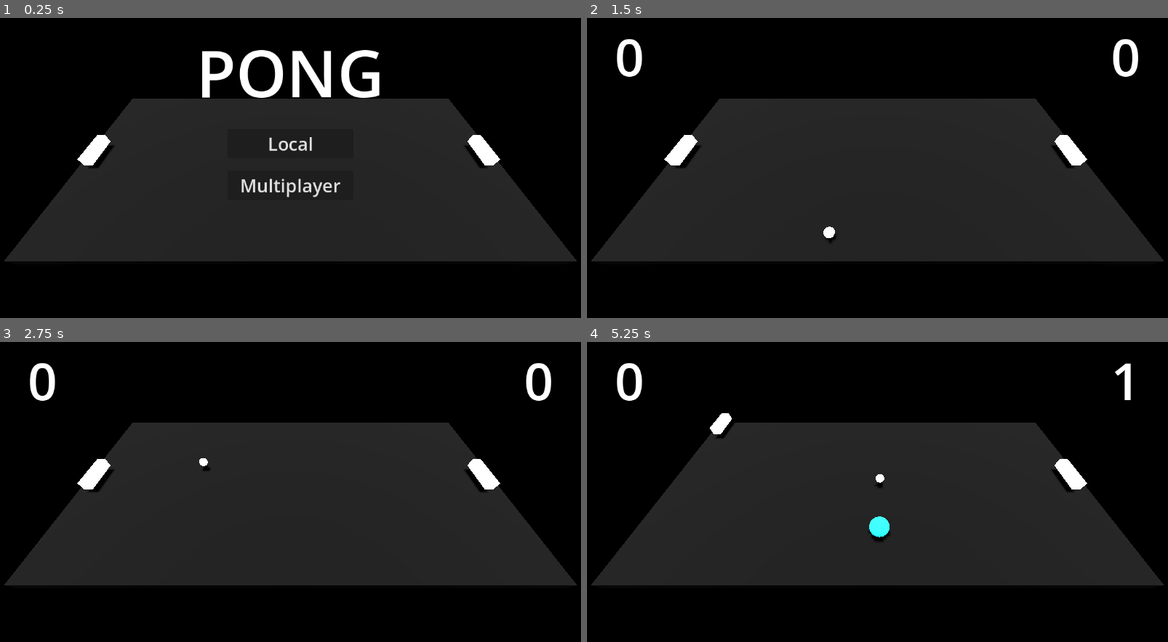
Above: before the commit, frames 1-4 (two rows, left to right).
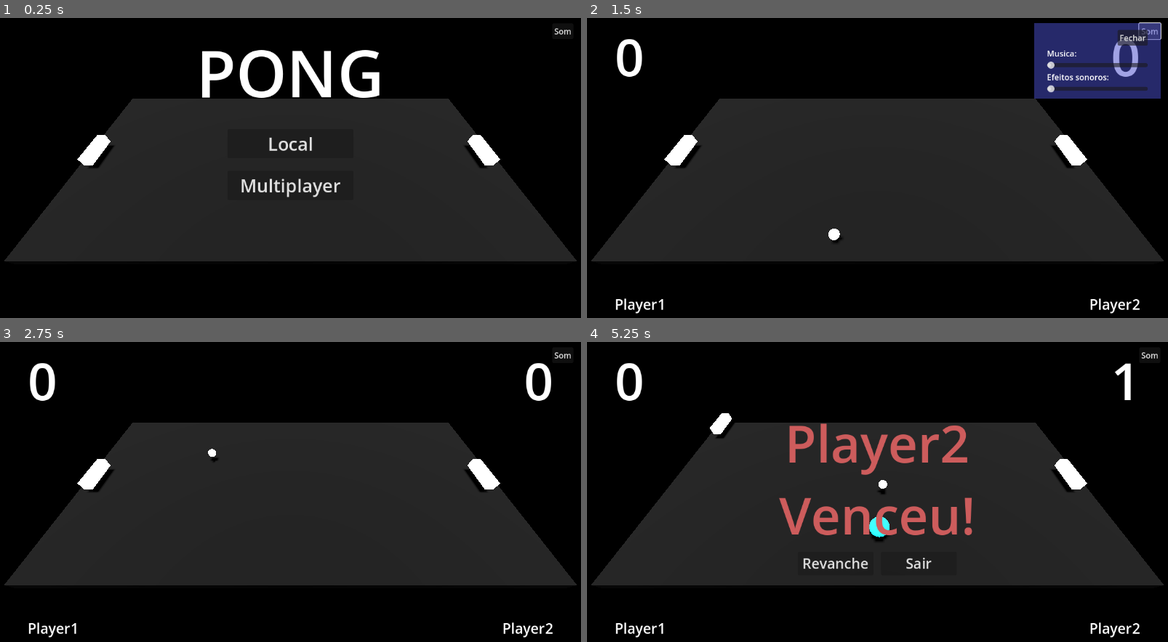
Above: after the commit, the same moments.

Repository: GuaraProductions/Pong3DMultiplayer
Game: Godot game, scene res://Main/jogo.tscn
Same seed, same stepped clock (60 frames per second), same inputs: the game is played once before the commit and once after it. The project has no main scene, so this scene is started directly.
Inputs (mouse positions are in pixels of both pictures, inside the frame that each line leads up to):
- Up to frame 1 (0.25 s): no input
- Up to frame 2 (1.5 s): click "Local" at 0.5 s; click (1150, 30) at 1.25 s, where only the run after the commit has a clickable "Som"
- Up to frame 3 (2.75 s): click (546, 360) at 2 s, where only the run after the commit has a clickable "Fechar"
- Up to frame 4 (5.25 s): hold Up (player1_up) 2.78-3.53 s; hold Down (player1_down) 3.53-4.28 s; hold Up (player1_up) from 4.28 s (still down)

The runs differ from the first frame. In frame 1, less than 0.1% of the frame differs, in the area x 95-99%, y 3-6%; in frame 2, 5.9%, in the area x 4-99%, y 1-99%; in frame 3, 0.4%; in frame 4, 3.8%.

Commit message:
efeitos sonoros prontos, corrigido erros

Diff:
--- /dev/null
+++ b/Main/GameMusic.gd
@@ -0,0 +1,11 @@
+extends AudioStreamPlayer
+
+@export var possible_musics : Array[AudioStream]
+
+func _ready():
+
+	var music = possible_musics[randi_range(0,possible_musics.size()-1)]
+
+	self.stream = music
+
+	self.play()
--- a/Main/Player/Bola.gd
+++ b/Main/Player/Bola.gd
@@ -2,8 +2,9 @@
 class_name Bola
 
 @export var initial_speed : float = 12.0
-@export var fator_de_aumento_da_velocidade : float = 0.15
-@export var fator_de_diminuir_a_velocidade : float = 0.35
+@export var fator_de_aumento_da_velocidade : float = 0.25
+@export var fator_de_diminuir_a_velocidade : float = 0.20
+@export var sfx_player : SFXPlayer
 
 var direction : Vector3 = Vector3(1,0,1)
 
@@ -20,7 +21,7 @@
 	var collision = move_and_collide(movement)
 
 	if collision != null:
-
+		sfx_player.hit_sfx(speed)
 		aumentar_velocidade()
 
 		if collision.get_normal().z != 0:
@@ -36,15 +37,19 @@
 	speed = initial_speed
 	direction = gerar_angulo_aleatorio(para_a_direita)
 
+func parar(position: Vector3) -> void:
+	self.global_position = position
+	set_physics_process(false)
+
 func gerar_angulo_aleatorio(para_a_direita: bool) -> Vector3:
 	var angle : float
 
 	if para_a_direita:
-		angle = randf_range(deg_to_rad(15), deg_to_rad(75))
+		angle = randf_range(deg_to_rad(35), deg_to_rad(75))
 		if randi() % 2 == 0:
 			angle = deg_to_rad(360) - angle
 	else:
-		angle = randf_range(deg_to_rad(105), deg_to_rad(165))
+		angle = randf_range(deg_to_rad(105), deg_to_rad(145))
 		if randi() % 2 == 0:
 			angle = deg_to_rad(360) - angle
 
--- a/Main/Poderes/AreaSpawnPoderes.gd
+++ b/Main/Poderes/AreaSpawnPoderes.gd
@@ -1,4 +1,6 @@
 extends Node3D
+
+signal matar_todos_poderes
 
 @export var timer : Timer
 @export var limite_superior : Marker3D
@@ -6,13 +8,11 @@
 @export var poderes : Array[PackedScene]
 @export_range(1,5,1) var numero_poderes_maximo
 @export var node_spawnar : Node
+@export var sfx_player : SFXPlayer
 
-var poderes_spawnados := 0
+var poderes_spawnados := []
 
 var ativado := false : set = togglar
-
-func _ready():
-	set_multiplayer_authority(1)
 
 func togglar(p_ativado: bool) -> void:
 	ativado = p_ativado
@@ -22,12 +22,14 @@
 	else:
 		timer.stop()
 
+func remover_todos_poderes():
+	matar_todos_poderes.emit()
+
 func _on_timer_timeout():
 
-	if poderes_spawnados >= numero_poderes_maximo or not ativado:
+	if poderes_spawnados.size() >= numero_poderes_maximo or not ativado:
 		return
 
-	poderes_spawnados += 1
 	var lim_inferior = limite_inferior.global_position
 	var lim_superior = limite_superior.global_position
 
@@ -42,10 +44,13 @@
 
 	var poder_instancia = poder.instantiate()
 
-	poder_instancia.tree_exited.connect(poder_despawnado)
+	matar_todos_poderes.connect(poder_instancia.queue_free)
+	poder_instancia.tree_exited.connect(poder_despawnado.bind(poderes_spawnados.size()))
+	poderes_spawnados.append(poder_instancia)
 
 	node_spawnar.add_child(poder_instancia)
 	poder_instancia.global_position = spawn_posicao
 
-func poder_despawnado():
-	poderes_spawnados -= 1
+func poder_despawnado(poder_instancia_index):
+	poderes_spawnados.erase(poder_instancia_index)
+	sfx_player.power_up_pick_up_sfx()
--- a/Main/Poderes/AreaSpawnPoderes.tscn
+++ b/Main/Poderes/AreaSpawnPoderes.tscn
@@ -10,7 +10,7 @@
 limite_superior = NodePath("LimiteSuperior")
 limite_inferior = NodePath("LimiteInferior")
 poderes = Array[PackedScene]([ExtResource("2_ekgw2"), ExtResource("3_vmb22")])
-numero_poderes_maximo = 5.0
+numero_poderes_maximo = 3.0
 
 [node name="LimiteSuperior" type="Marker3D" parent="."]
 transform = Transform3D(1, 0, 0, 0, 1, 0, 0, 0, 1, -15.9756, 0.569587, -7.87739)
@@ -19,6 +19,8 @@
 transform = Transform3D(1, 0, 0, 0, 1, 0, 0, 0, 1, 17.1066, 0.805201, 9.92846)
 
 [node name="Timer" type="Timer" parent="."]
-wait_time = 3.0
+wait_time = 15.0
+
+[node name="MultiplayerSpawner" type="MultiplayerSpawner" parent="."]
 
 [connection signal="timeout" from="Timer" to="." method="_on_timer_timeout"]
--- /dev/null
+++ b/Main/SFXPlayer.gd
@@ -0,0 +1,36 @@
+extends AudioStreamPlayer
+class_name SFXPlayer
+
+@export var sfxs : Array[AudioStream]
+
+func go_back_sfx():
+	pitch_scale = 1
+	stream = sfxs[0]
+	play()
+
+func hit_sfx(pitch_amplifier: float):
+	pitch_scale = min(1 + (pitch_amplifier * 0.05),4)
+	stream = sfxs[1]
+	play()
+
+func points_sfx():
+	pitch_scale = 1
+	stream = sfxs[2]
+	play()
+
+func power_up_pick_up_sfx():
+	pitch_scale = 1.5
+	stream = sfxs[2]
+	play()
+
+
+func press_button_sfx():
+	pitch_scale = 1
+	stream = sfxs[3]
+	play()
+
+func winner_sfx():
+	print("pitch_scale: ", pitch_scale)
+	pitch_scale = 1
+	stream = sfxs[4]
+	play()
--- /dev/null
+++ b/Main/TelaDeSom.gd
@@ -0,0 +1,20 @@
+extends MarginContainer
+
+@export var tela_som : ColorRect
+
+func _ready():
+	tela_som.visible = false
+
+func _on_abrir_som_pressed():
+	tela_som.visible = true
+
+func _on_sair_botao_pressed():
+	tela_som.visible = false
+
+func _on_musica_slider_value_changed(value):
+	var db = -pow(8.0 -value, 1.8)
+	AudioServer.set_bus_volume_db(1,db)
+
+func _on_sfx_slider_value_changed(value):
+	var db = -pow(8.0 -value, 1.8)
+	AudioServer.set_bus_volume_db(2,db)
--- a/Main/TelaDoJogo.gd
+++ b/Main/TelaDoJogo.gd
@@ -10,9 +10,30 @@
 
 @export var placar_player_1 : Label
 @export var placar_player_2 : Label
+
+@export var player1_nome : Label
+@export var player2_nome : Label
+
 @export var texto_vencedor : Label
+@export var pos_partida : VBoxContainer
+
+@export var sfx_player : SFXPlayer
 
 var jogo_acabou : bool = false
+
+func _ready():
+	pos_partida.visible = false
+
+func reset(resetar_nomes: bool = true):
+
+	if resetar_nomes:
+		player2_nome.text = ""
+
+	placar_player_1.text = "0"
+	placar_player_2.text = "0"
+	pos_partida.visible = false
+	texto_vencedor.text = ""
+	jogo_acabou = false
 
 func _on_gol_player_1_body_entered(body):
 
@@ -27,10 +48,7 @@
 
 	if placar_inteiro == placar_maximo:
 		player2_ganhou.emit()
-		texto_vencedor.label_settings.font_color = player_2_win_color
-		texto_vencedor.visible = true
-		texto_vencedor.text = "Player 2\nVenceu!"
-		jogo_acabou = true
+		mostrar_vencendor(player_2_win_color, player2_nome.text)
 
 	placar_player_2.text = str(placar_inteiro)
 
@@ -47,9 +65,24 @@
 
 	if placar_inteiro == placar_maximo:
 		player1_ganhou.emit()
-		texto_vencedor.label_settings.font_color = player_1_win_color
-		texto_vencedor.visible = true
-		texto_vencedor.text = "Player 1\nVenceu!"
-		jogo_acabou = true
+		mostrar_vencendor(player_1_win_color, player1_nome.text)
+	else:
+		sfx_player.points_sfx()
 
 	placar_player_1.text = str(placar_inteiro)
+
+func mostrar_vencendor(vencedor_cor : Color, vencedor_nome: String):
+	sfx_player.winner_sfx()
+	pos_partida.visible = true
+	texto_vencedor.label_settings.font_color = vencedor_cor
+	texto_vencedor.visible = true
+	texto_vencedor.text = "%s\nVenceu!" % [vencedor_nome]
+	jogo_acabou = true
+
+@rpc("any_peer","call_local")
+func atualizar_nome_convidado(nome_jogador2: String):
+	player2_nome.text = nome_jogador2
+
+@rpc("any_peer","call_local")
+func atualizar_nome_host(nome_jogador1: String):
+	player1_nome.text = nome_jogador1
--- a/Main/Telas.gd
+++ b/Main/Telas.gd
@@ -5,7 +5,15 @@
 @export var tela_login : MarginContainer
 @export var game : Node3D
 
+@export var sfx_player : SFXPlayer
+
 var peers := {}
+
+var host_name : String = ""
+
+var players_querem_revanche := []
+
+var multiplayer_ligado : bool = false
 
 func _ready():
 	get_tree().paused = true
@@ -15,19 +23,22 @@
 	tela_login.visible = false
 
 func _on_local_pressed():
+	sfx_player.press_button_sfx()
 	tela_principal.visible = false
 	placar.visible = true
 	tela_login.visible = false
 	get_tree().paused = false
+	placar.atualizar_nome_convidado("Player2")
+	placar.atualizar_nome_host("Player1")
 	game.começar_jogo()
 
 func _on_multiplayer_pressed():
 	tela_principal.visible = false
 	tela_login.visible = true
-
+	sfx_player.press_button_sfx()
 
 func _on_login_criar_server(ip, port_number, nickname):
-
+	sfx_player.press_button_sfx()
 	var local_peer = ENetMultiplayerPeer.new()
 
 	var error = local_peer.create_server(port_number)
@@ -35,11 +46,15 @@
 		OS.alert("Deu ruim")
 		return
 
+	multiplayer.peer_disconnected.connect(player_desconectou)
 	multiplayer.multiplayer_peer = local_peer
+	host_name = nickname
+	placar.atualizar_nome_host(nickname)
+	multiplayer_ligado = true
 	preparar_jogo(true)
 
 func _on_login_logar(ip, port_number, nickname):
-
+	sfx_player.press_button_sfx()
 	var local_peer = ENetMultiplayerPeer.new()
 
 	var error = local_peer.create_client(ip, port_number)
@@ -51,9 +66,11 @@
 
 	await multiplayer.connected_to_server
 
+	multiplayer.server_disconnected.connect(voltar_tela_principal)
 	registrar_peer(nickname, multiplayer.get_unique_id())
 	peer_conectado.rpc(nickname)
-
+	placar.atualizar_nome_convidado.rpc(nickname)
+	multiplayer_ligado = true
 	preparar_jogo(false)
 
 func registrar_peer(nickname: String, id: int) -> void:
@@ -62,6 +79,8 @@
 @rpc("any_peer", "reliable")
 func peer_conectado(nickname: String):
 	var peer_id = multiplayer.get_remote_sender_id()
+	if multiplayer.is_server():
+		placar.atualizar_nome_host.rpc_id(peer_id, host_name)
 	registrar_peer(nickname, peer_id)
 
 func preparar_jogo(lado_esquerdo: bool = true):
@@ -70,3 +89,58 @@
 	tela_login.visible = false
 	get_tree().paused = false
 	game.preparar_jogo_para_multiplayer(lado_esquerdo)
+
+func _on_revanche_pressed():
+	jogadores_querem_revanche.rpc()
+	sfx_player.press_button_sfx()
+
+@rpc("any_peer","call_local")
+func jogadores_querem_revanche():
+
+	var id = multiplayer.get_remote_sender_id()
+
+	if not id in players_querem_revanche:
+		players_querem_revanche.append(id)
+
+	if players_querem_revanche.size() >= 2 or (not multiplayer_ligado and players_querem_revanche.size() >= 1):
+		preparar_revanche.rpc()
+
+@rpc("any_peer","call_local")
+func preparar_revanche():
+
+	game.reset()
+	placar.reset(false)
+
+	if multiplayer_ligado:
+		if multiplayer.is_server():
+			game.preparar_jogo_para_multiplayer(true)
+
+		else:
+			game.preparar_jogo_para_multiplayer(false)
+	else:
+		game.começar_jogo()
+
+func _on_sair_pressed():
+	sfx_player.press_button_sfx()
+	multiplayer.multiplayer_peer.close()
+	game.reset()
+	placar.reset()
+	voltar_tela_principal()
+	multiplayer_ligado = false
+
+func player_desconectou(id: int):
+	game.reset()
+	placar.reset()
+	multiplayer_ligado = false
+
+func voltar_tela_principal():
+	get_tree().paused = true
+	game.reset()
+	placar.visible = false
+	tela_principal.visible = true
+
+func _on_back_pressed():
+	sfx_player.press_button_sfx()
+	placar.visible = false
+	tela_principal.visible = true
+	tela_login.visible = false
--- a/Main/jogo.gd
+++ b/Main/jogo.gd
@@ -11,6 +11,24 @@
 
 @export var spawner_de_poder : Node3D
 
+var player1_spawn : Vector3
+var player2_spawn : Vector3
+
+func _ready():
+	player1_spawn = player1.global_position
+	player2_spawn = player2.global_position
+
+func reset():
+	player1.global_position = player1_spawn
+	player2.global_position = player2_spawn
+	bola.visible = false
+	parar_bola()
+	resetar_bola(true)
+	spawner_de_poder.ativado = false
+	spawner_de_poder.remover_todos_poderes()
+	gol_player1.set_deferred("monitoring", true)
+	gol_player2.set_deferred("monitoring", true)
+
 func preparar_jogo_para_multiplayer(lado_esquerdo: bool = true) -> void:
 
 	if lado_esquerdo:
@@ -19,8 +37,8 @@
 	else:
 		player2.configurar_prioridade()
 		player2.configurar_controles(1)
-		gol_player1.queue_free()
-		gol_player2.queue_free()
+		gol_player1.set_deferred("monitoring", false)
+		gol_player2.set_deferred("monitoring", false)
 		começar_jogo.rpc(true)
 
 @rpc("any_peer","reliable","call_local")
@@ -44,6 +62,9 @@
 func resetar_bola(para_a_direita: bool) -> void:
 	bola.resetar(marcador.global_position, para_a_direita)
 
+func parar_bola() -> void:
+	bola.parar(marcador.global_position)
+
 func _on_gol_player_1_body_entered(body):
 	resetar_bola(true)
 
--- a/Main/jogo.tscn
+++ b/Main/jogo.tscn
@@ -8,6 +8,17 @@
 [ext_resource type="Script" path="res://Main/Telas.gd" id="6_4wghm"]
 [ext_resource type="PackedScene" uid="uid://xhxmyfvoon4g" path="res://Main/Poderes/AreaSpawnPoderes.tscn" id="7_u86i4"]
 [ext_resource type="Script" path="res://Main/Login.gd" id="9_f5b6f"]
+[ext_resource type="Script" path="res://Main/GameMusic.gd" id="9_g5x34"]
+[ext_resource type="Script" path="res://Main/TelaDeSom.gd" id="9_w7r42"]
+[ext_resource type="AudioStream" uid="uid://bn8spi8ri1jde" path="res://resources/music/Juhani Junkala [Retro Game Music Pack] Level 1.wav" id="10_6ah3i"]
+[ext_resource type="AudioStream" uid="uid://tgncc3nsayge" path="res://resources/music/Juhani Junkala [Retro Game Music Pack] Level 2.wav" id="11_7383g"]
+[ext_resource type="AudioStream" uid="uid://csu1jn5wccj3i" path="res://resources/music/Juhani Junkala [Retro Game Music Pack] Level 3.wav" id="12_gcm76"]
+[ext_resource type="Script" path="res://Main/SFXPlayer.gd" id="14_lkfnq"]
+[ext_resource type="AudioStream" uid="uid://cx4e86h3xbiia" path="res://resources/sfx/go_back.wav" id="15_th7x0"]
+[ext_resource type="AudioStream" uid="uid://x44wuuny1eqd" path="res://resources/sfx/hit.wav" id="16_ymudj"]
+[ext_resource type="AudioStream" uid="uid://hlb8u7f7vyi1" path="res://resources/sfx/point.wav" id="17_6bn72"]
+[ext_resource type="AudioStream" uid="uid://21i4lldajs1k" path="res://resources/sfx/press_button.wav" id="18_45ah5"]
+[ext_resource type="AudioStream" uid="uid://cc8jb8qk7o2gj" path="res://resources/sfx/winner.wav" id="19_nfqqw"]
 
 [sub_resource type="StandardMaterial3D" id="StandardMaterial3D_wtt2e"]
 albedo_color = Color(0.0923971, 0.0923971, 0.0923971, 1)
@@ -24,13 +35,19 @@
 ambient_light_source = 3
 
 [sub_resource type="BoxShape3D" id="BoxShape3D_byjv2"]
-size = Vector3(49.9646, 2.37488, 1)
+size = Vector3(50.3331, 2.37488, 1)
 
 [sub_resource type="BoxShape3D" id="BoxShape3D_m7kdu"]
-size = Vector3(49.965, 2.375, 1)
+size = Vector3(50.2613, 2.375, 1)
 
 [sub_resource type="BoxShape3D" id="BoxShape3D_ldk4a"]
 size = Vector3(2.65869, 3.21777, 25.9615)
+
+[sub_resource type="LabelSettings" id="LabelSettings_1bwn6"]
+font_size = 28
+
+[sub_resource type="LabelSettings" id="LabelSettings_vp0a1"]
+font_size = 28
 
 [sub_resource type="LabelSettings" id="LabelSettings_nfxjm"]
 font_size = 102
@@ -85,18 +102,19 @@
 transform = Transform3D(1, 0, 0, 0, 1, 0, 0, 0, 1, 0, 0.705594, 0)
 
 [node name="CollisionShape3D" type="CollisionShape3D" parent="ParedeBaixo"]
-transform = Transform3D(1, 0, 0, 0, 1, 0, 0, 0, 1, 0.012558, -0.410165, 13.0134)
+transform = Transform3D(1, 0, 0, 0, 1, 0, 0, 0, 1, -0.427559, -0.410165, 13.0134)
 shape = SubResource("BoxShape3D_byjv2")
 
 [node name="ParedeTopo" type="StaticBody3D" parent="."]
 transform = Transform3D(1, 0, 0, 0, 1, 0, 0, 0, 1, 0.512813, 0.705594, -26.0102)
 
 [node name="CollisionShape3D" type="CollisionShape3D" parent="ParedeTopo"]
-transform = Transform3D(1, 0, 0, 0, 1, 0, 0, 0, 1, -0.684937, -0.410165, 13.0134)
+transform = Transform3D(1, 0, 0, 0, 1, 0, 0, 0, 1, -0.83309, -0.410165, 13.0134)
 shape = SubResource("BoxShape3D_m7kdu")
 
-[node name="Bola" parent="." instance=ExtResource("2_h4ylc")]
+[node name="Bola" parent="." node_paths=PackedStringArray("sfx_player") instance=ExtResource("2_h4ylc")]
 visible = false
+sfx_player = NodePath("../SFX")
 
 [node name="GolPlayer1" type="Area3D" parent="."]
 transform = Transform3D(1, 0, 0, 0, 1, 0, 0, 0, 1, -27.58, 0, 0)
@@ -118,18 +136,20 @@
 
 [node name="PosicaoInicial" type="Marker3D" parent="."]
 
-[node name="AreaSpawnPoderes" parent="." node_paths=PackedStringArray("node_spawnar") instance=ExtResource("7_u86i4")]
+[node name="AreaSpawnPoderes" parent="." node_paths=PackedStringArray("node_spawnar", "sfx_player") instance=ExtResource("7_u86i4")]
 node_spawnar = NodePath("..")
-
-[node name="Telas" type="CanvasLayer" parent="." node_paths=PackedStringArray("placar", "tela_principal", "tela_login", "game")]
+sfx_player = NodePath("../SFX")
+
+[node name="Telas" type="CanvasLayer" parent="." node_paths=PackedStringArray("placar", "tela_principal", "tela_login", "game", "sfx_player")]
 process_mode = 3
 script = ExtResource("6_4wghm")
 placar = NodePath("Placar")
 tela_principal = NodePath("Principal")
 tela_login = NodePath("Login")
 game = NodePath("..")
-
-[node name="Placar" type="MarginContainer" parent="Telas" node_paths=PackedStringArray("placar_player_1", "placar_player_2", "texto_vencedor")]
+sfx_player = NodePath("../SFX")
+
+[node name="Placar" type="MarginContainer" parent="Telas" node_paths=PackedStringArray("placar_player_1", "placar_player_2", "player1_nome", "player2_nome", "texto_vencedor", "pos_partida", "sfx_player")]
 process_mode = 1
 visible = false
 anchors_preset = 15
@@ -142,9 +162,29 @@
 theme_override_constants/margin_right = 55
 theme_override_constants/margin_bottom = 55
 script = ExtResource("4_kxv83")
+placar_maximo = 1
 placar_player_1 = NodePath("Player1")
 placar_player_2 = NodePath("Player2")
-texto_vencedor = NodePath("Vencedor")
+player1_nome = NodePath("Jogadores/Jogador1")
+player2_nome = NodePath("Jogadores/Jogador2")
+texto_vencedor = NodePath("PosPartida/Vencedor")
+pos_partida = NodePath("PosPartida")
+sfx_player = NodePath("../../SFX")
+
+[node name="Jogadores" type="HBoxContainer" parent="Telas/Placar"]
+layout_mode = 2
+size_flags_vertical = 8
+
+[node name="Jogador1" type="Label" parent="Telas/Placar/Jogadores"]
+layout_mode = 2
+size_flags_horizontal = 3
+label_settings = SubResource("LabelSettings_1bwn6")
+
+[node name="Jogador2" type="Label" parent="Telas/Placar/Jogadores"]
+layout_mode = 2
+size_flags_horizontal = 3
+label_settings = SubResource("LabelSettings_vp0a1")
+horizontal_alignment = 2
 
 [node name="Player1" type="Label" parent="Telas/Placar"]
 layout_mode = 2
@@ -160,12 +200,38 @@
 text = "0"
 label_settings = SubResource("LabelSettings_pxdr8")
 
-[node name="Vencedor" type="Label" parent="Telas/Placar"]
+[node name="PosPartida" type="VBoxContainer" parent="Telas/Placar"]
+layout_mode = 2
+size_flags_horizontal = 4
+size_flags_vertical = 4
+alignment = 1
+
+[node name="Vencedor" type="Label" parent="Telas/Placar/PosPartida"]
 layout_mode = 2
 size_flags_horizontal = 4
 label_settings = ExtResource("4_g3kj7")
+horizontal_alignment = 1
+vertical_alignment = 1
+
+[node name="HBoxContainer" type="HBoxContainer" parent="Telas/Placar/PosPartida"]
+layout_mode = 2
+theme_override_constants/separation = 15
+alignment = 1
+
+[node name="Revanche" type="Button" parent="Telas/Placar/PosPartida/HBoxContainer"]
+custom_minimum_size = Vector2(150, 0)
+layout_mode = 2
+theme_override_font_sizes/font_size = 28
+text = "Revanche"
+
+[node name="Sair" type="Button" parent="Telas/Placar/PosPartida/HBoxContainer"]
+custom_minimum_size = Vector2(150, 0)
+layout_mode = 2
+theme_override_font_sizes/font_size = 28
+text = "Sair"
 
 [node name="Principal" type="MarginContainer" parent="Telas"]
+visible = false
 anchors_preset = 15
 anchor_right = 1.0
 anchor_bottom = 1.0
@@ -207,11 +273,20 @@
 anchor_bottom = 1.0
 grow_horizontal = 2
 grow_vertical = 2
+theme_override_constants/margin_left = 25
+theme_override_constants/margin_top = 25
 script = ExtResource("9_f5b6f")
 ip = NodePath("VBoxContainer/ServerInfoField/Ip")
 port = NodePath("VBoxContainer/ServerInfoField/Port")
 nickname = NodePath("VBoxContainer/NicknameField/Nickname")
 
+[node name="Back" type="Button" parent="Telas/Login"]
+layout_mode = 2
+size_flags_horizontal = 0
+size_flags_vertical = 0
+theme_override_font_sizes/font_size = 30
+text = "Voltar"
+
 [node name="VBoxContainer" type="VBoxContainer" parent="Telas/Login"]
 layout_mode = 2
 size_flags_horizontal = 4
@@ -288,14 +363,97 @@
 theme_override_font_sizes/font_size = 36
 theme_override_styles/normal = SubResource("StyleBoxFlat_eotil")
 text = "Logar"
+
+[node name="Som" type="MarginContainer" parent="Telas" node_paths=PackedStringArray("tela_som")]
+anchors_preset = 1
+anchor_left = 1.0
+anchor_right = 1.0
+offset_left = -265.0
+offset_bottom = 165.0
+grow_horizontal = 0
+size_flags_horizontal = 3
+size_flags_vertical = 3
+theme_override_constants/margin_top = 15
+theme_override_constants/margin_right = 15
+script = ExtResource("9_w7r42")
+tela_som = NodePath("ColorRect")
+
+[node name="AbrirSom" type="Button" parent="Telas/Som"]
+layout_mode = 2
+size_flags_horizontal = 8
+size_flags_vertical = 0
+text = "Som"
+
+[node name="ColorRect" type="ColorRect" parent="Telas/Som"]
+custom_minimum_size = Vector2(250, 150)
+layout_mode = 2
+size_flags_horizontal = 8
+size_flags_vertical = 0
+color = Color(0.290196, 0.305882, 0.8, 0.521569)
+
+[node name="MarginContainer" type="MarginContainer" parent="Telas/Som/ColorRect"]
+layout_mode = 1
+anchors_preset = 15
+anchor_right = 1.0
+anchor_bottom = 1.0
+grow_horizontal = 2
+grow_vertical = 2
+theme_override_constants/margin_left = 25
+theme_override_constants/margin_top = 25
+theme_override_constants/margin_right = 25
+theme_override_constants/margin_bottom = 25
+
+[node name="VBoxContainer" type="VBoxContainer" parent="Telas/Som/ColorRect/MarginContainer"]
+layout_mode = 2
+
+[node name="SairBotao" type="Button" parent="Telas/Som/ColorRect/MarginContainer/VBoxContainer"]
+layout_mode = 2
+size_flags_horizontal = 8
+text = "Fechar"
+
+[node name="MusicaLabel" type="Label" parent="Telas/Som/ColorRect/MarginContainer/VBoxContainer"]
+layout_mode = 2
+text = "Musica:"
+
+[node name="MusicaSlider" type="HSlider" parent="Telas/Som/ColorRect/MarginContainer/VBoxContainer"]
+layout_mode = 2
+max_value = 8.0
+
+[node name="SFXLabel" type="Label" parent="Telas/Som/ColorRect/MarginContainer/VBoxContainer"]
+layout_mode = 2
+text = "Efeitos sonoros:"
+
+[node name="SFXSlider" type="HSlider" parent="Telas/Som/ColorRect/MarginContainer/VBoxContainer"]
+layout_mode = 2
+max_value = 8.0
+
+[node name="Music" type="AudioStreamPlayer" parent="."]
+volume_db = -45.0
+bus = &"Music"
+script = ExtResource("9_g5x34")
+possible_musics = Array[AudioStream]([ExtResource("10_6ah3i"), ExtResource("11_7383g"), ExtResource("12_gcm76")])
+
+[node name="SFX" type="AudioStreamPlayer" parent="."]
+volume_db = -20.0
+pitch_scale = 0.01
+bus = &"SFX"
+script = ExtResource("14_lkfnq")
+sfxs = Array[AudioStream]([ExtResource("15_th7x0"), ExtResource("16_ymudj"), ExtResource("17_6bn72"), ExtResource("18_45ah5"), ExtResource("19_nfqqw")])
 
 [connection signal="body_entered" from="GolPlayer1" to="." method="_on_gol_player_1_body_entered"]
 [connection signal="body_entered" from="GolPlayer1" to="Telas/Placar" method="_on_gol_player_1_body_entered"]
 [connection signal="body_entered" from="GolPlayer2" to="." method="_on_gol_player_2_body_entered"]
 [connection signal="body_entered" from="GolPlayer2" to="Telas/Placar" method="_on_gol_player_2_body_entered"]
+[connection signal="pressed" from="Telas/Placar/PosPartida/HBoxContainer/Revanche" to="Telas" method="_on_revanche_pressed"]
+[connection signal="pressed" from="Telas/Placar/PosPartida/HBoxContainer/Sair" to="Telas" method="_on_sair_pressed"]
 [connection signal="pressed" from="Telas/Principal/VBoxContainer/Local" to="Telas" method="_on_local_pressed"]
 [connection signal="pressed" from="Telas/Principal/VBoxContainer/Multiplayer" to="Telas" method="_on_multiplayer_pressed"]
 [connection signal="criar_server" from="Telas/Login" to="Telas" method="_on_login_criar_server"]
 [connection signal="logar" from="Telas/Login" to="Telas" method="_on_login_logar"]
+[connection signal="pressed" from="Telas/Login/Back" to="Telas" method="_on_back_pressed"]
 [connection signal="pressed" from="Telas/Login/VBoxContainer/Buttons/CriarServer" to="Telas/Login" method="_on_criar_server_pressed"]
 [connection signal="pressed" from="Telas/Login/VBoxContainer/Buttons/Logar" to="Telas/Login" method="_on_logar_pressed"]
+[connection signal="pressed" from="Telas/Som/AbrirSom" to="Telas/Som" method="_on_abrir_som_pressed"]
+[connection signal="pressed" from="Telas/Som/ColorRect/MarginContainer/VBoxContainer/SairBotao" to="Telas/Som" method="_on_sair_botao_pressed"]
+[connection signal="value_changed" from="Telas/Som/ColorRect/MarginContainer/VBoxContainer/MusicaSlider" to="Telas/Som" method="_on_musica_slider_value_changed"]
+[connection signal="value_changed" from="Telas/Som/ColorRect/MarginContainer/VBoxContainer/SFXSlider" to="Telas/Som" method="_on_sfx_slider_value_changed"]
--- /dev/null
+++ b/default_bus_layout.tres
@@ -0,0 +1,15 @@
+[gd_resource type="AudioBusLayout" format=3 uid="uid://cr3yi4shmjs5h"]
+
+[resource]
+bus/1/name = &"Music"
+bus/1/solo = false
+bus/1/mute = false
+bus/1/bypass_fx = false
+bus/1/volume_db = 0.0
+bus/1/send = &"Master"
+bus/2/name = &"SFX"
+bus/2/solo = false
+bus/2/mute = false
+bus/2/bypass_fx = false
+bus/2/volume_db = 0.0
+bus/2/send = &"Master"
Not shown: 1 places in Main/jogo.tscn that only renumber resources
Not shown, added: resources/music/INFO.txt
Not shown, added: resources/music/Juhani Junkala [Retro Game Music Pack] Ending.wav.import
Not shown, added: resources/music/Juhani Junkala [Retro Game Music Pack] Level 1.wav.import
Not shown, added: resources/music/Juhani Junkala [Retro Game Music Pack] Level 2.wav.import
Not shown, added: resources/music/Juhani Junkala [Retro Game Music Pack] Level 3.wav.import
Not shown, added: resources/music/Juhani Junkala [Retro Game Music Pack] Title Screen.wav.import
Not shown, added: resources/sfx/go_back.wav.import
Not shown, added: resources/sfx/hit.wav.import
Not shown, added: resources/sfx/point.wav.import
Not shown, added: resources/sfx/press_button.wav.import
Not shown, added: resources/sfx/winner.wav.import
(and 10 more such lines)
